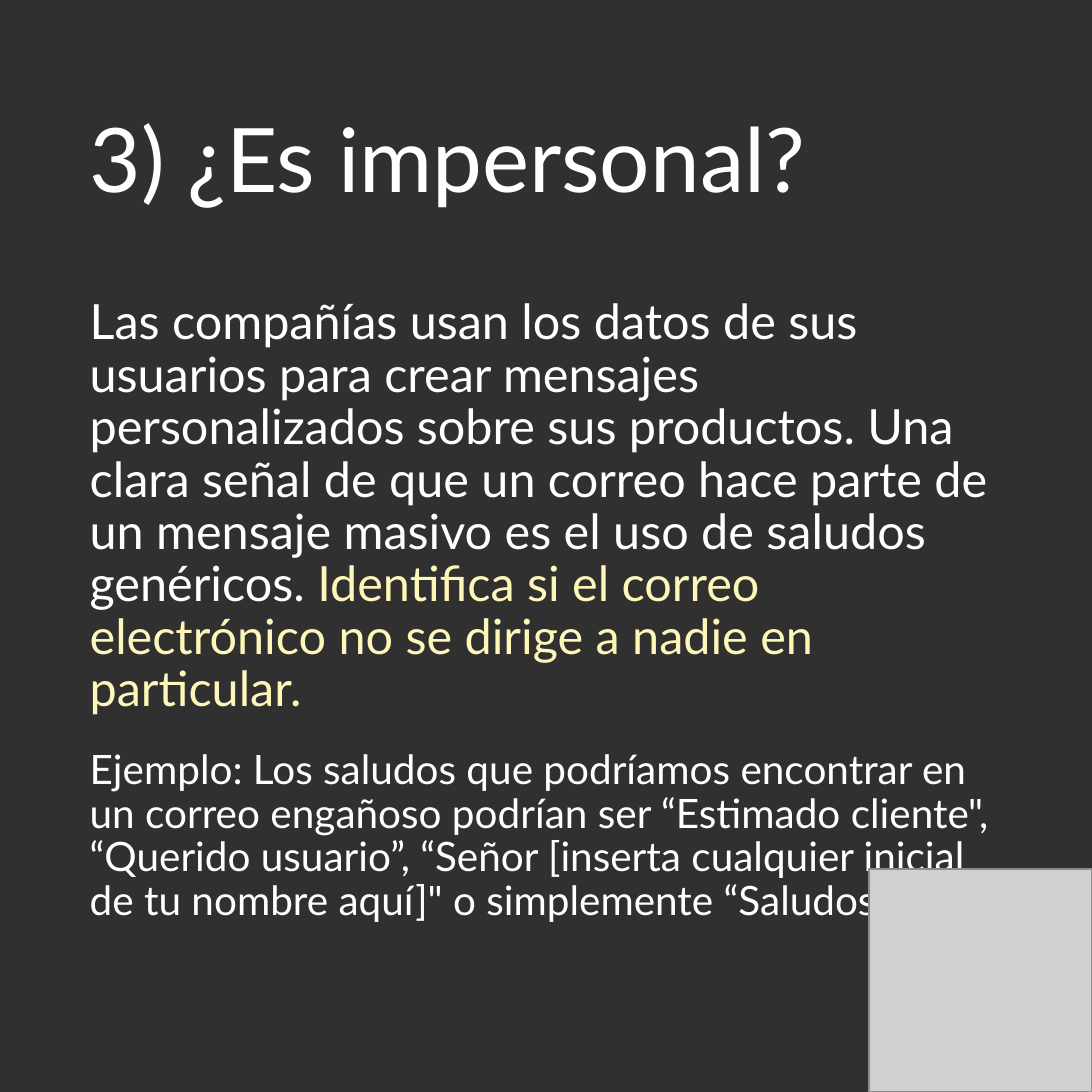
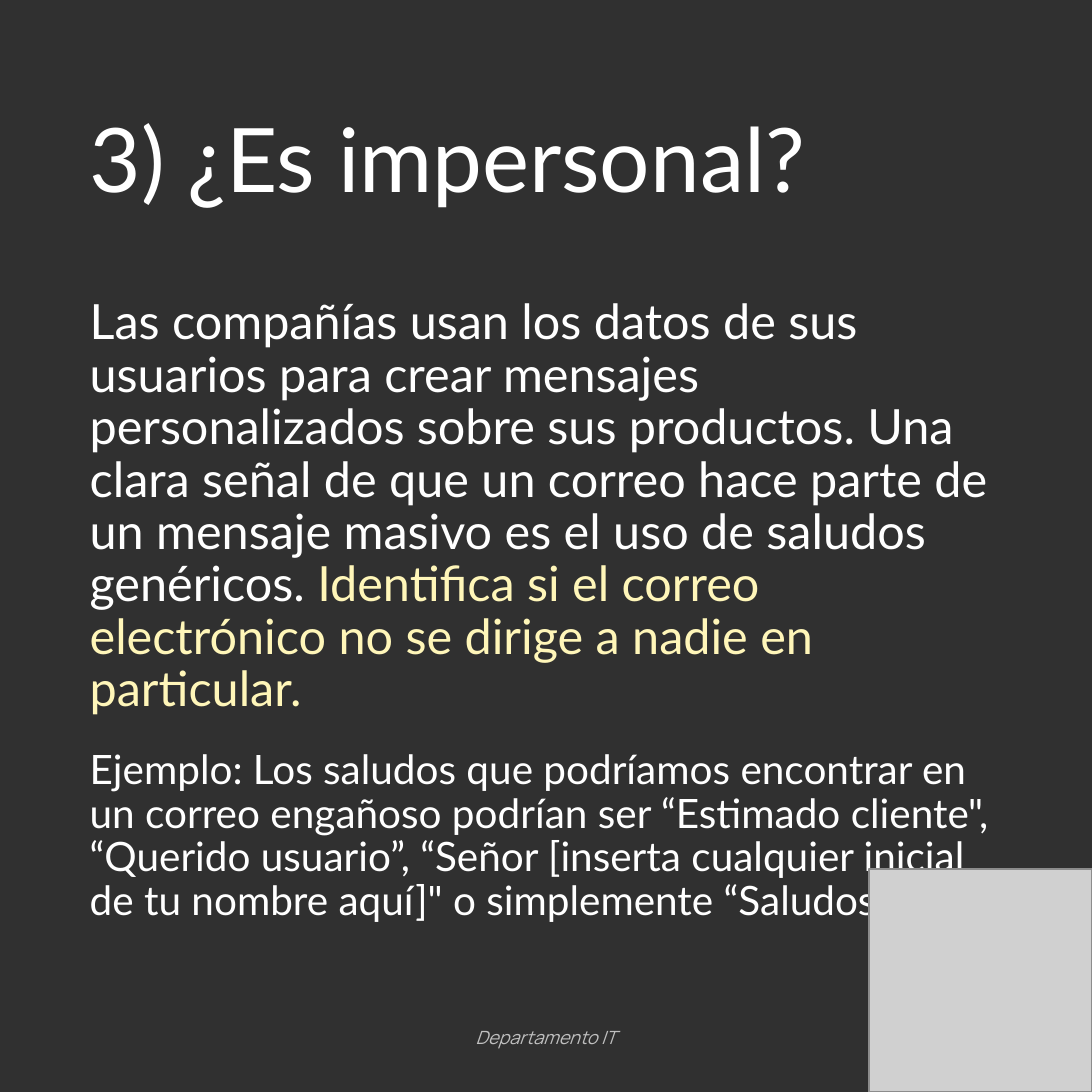
Before and after one commit to aarias-vgm/no_lo_abras, a slide deck: slide 6 of docs/no_lo_abras.pptx. Drawn at 1092x1092 pixels with LibreOffice and Linux fonts; fonts in the diff are those of the drawing; grey boxes stand for pictures. Boxes give left, top, right and bottom in pixels: in the first picture for what was removed or moved away, otherwise in the second. Text is boxed around its words. In the diff, an @@ line names an element or a change of style, - is before the commit and + after.

```diff
--- a/docs/no_lo_abras.pptx
+++ b/docs/no_lo_abras.pptx
@@ text added at (476, 1031, 616, 1049), 9 pt, text #BFBFBF, italic @@
+Departamento IT
```
Also in this commit, not shown: 10 other slides changed, 1 other file.
